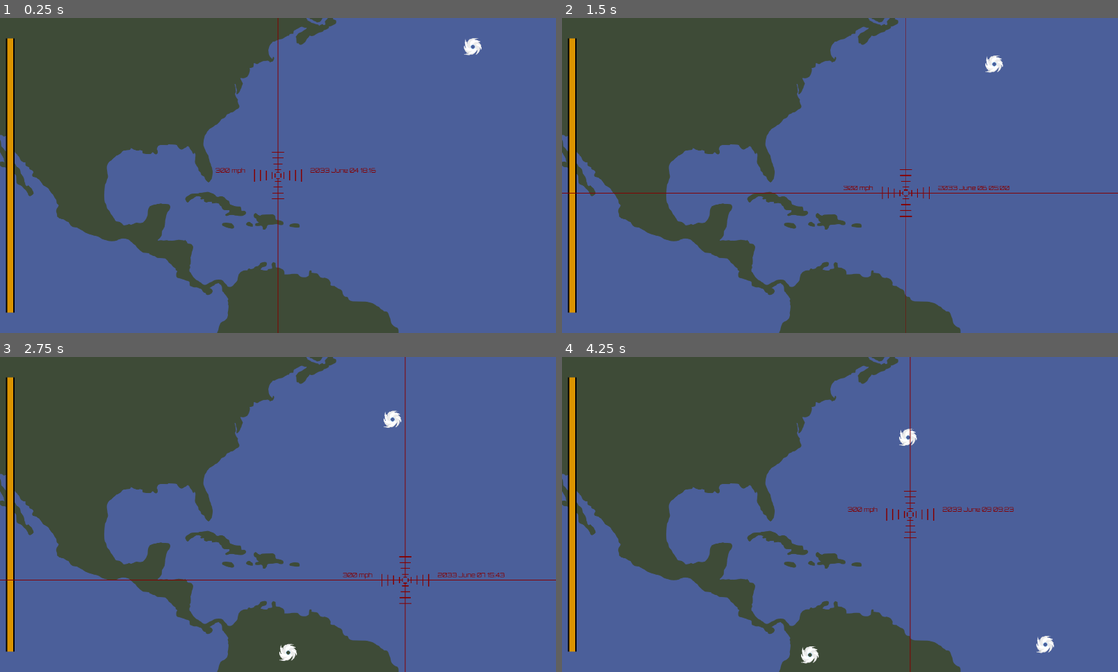
Above: before the commit, frames 1-4 (two rows, left to right).
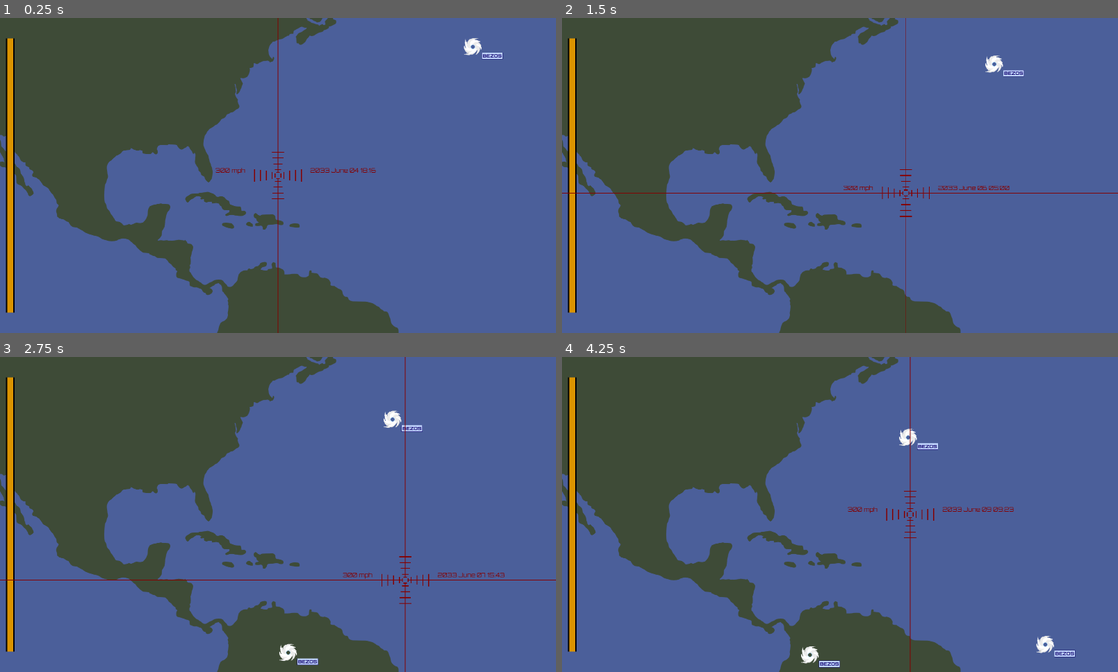
Above: after the commit, the same moments.

Repository: nschrag/BigHurricaneHunter
Game: Godot game, scene res://Map02.tscn
The game is run twice, just before and just after one commit, with the same random seed, the same clock (stepped at 60 frames per second) and the same inputs.
Inputs:
- Up to frame 1 (0.25 s): no input
- Up to frame 2 (1.5 s): hold Right (ui_right) 0.53-1.28 s; hold Down (ui_down) from 1.28 s (still down)
- Up to frame 3 (2.75 s): release Down (ui_down) at 2.03 s; hold Right (ui_right) from 2.03 s (still down)
- Up to frame 4 (4.25 s): release Right (ui_right) at 2.78 s; hold Up (ui_up) 2.78-3.53 s; hold Left (ui_left) from 3.53 s (still down)

The runs differ from the first frame. In frame 1, less than 0.1% of the frame differs, in the area x 86-91%, y 11-14%; in frame 2, less than 0.1%; in frame 3, 0.2%; in frame 4, 0.3%, in the area x 46-93%, y 27-99%.

Commit message:
Added hurricane name label

Diff:
--- a/Hurricane.tscn
+++ b/Hurricane.tscn
@@ -1,10 +1,20 @@
-[gd_scene load_steps=4 format=3 uid="uid://cccenqmfu6ftn"]
+[gd_scene load_steps=7 format=3 uid="uid://cccenqmfu6ftn"]
 
 [ext_resource type="Texture2D" uid="uid://ch1gpe2krj4h" path="res://Hurricane.png" id="1_5drqy"]
 [ext_resource type="Script" uid="uid://bbqhi2og0jj4j" path="res://Hurricane.gd" id="2_xk4fa"]
+[ext_resource type="Theme" uid="uid://mj45j2a4x55k" path="res://UITheme.tres" id="3_xk4fa"]
+[ext_resource type="FontFile" uid="uid://cv86fp4fuuh3w" path="res://Orbitron-Bold.ttf" id="4_r6x41"]
 
 [sub_resource type="CircleShape2D" id="CircleShape2D_8p0xa"]
 radius = 27.0185
+
+[sub_resource type="StyleBoxFlat" id="StyleBoxFlat_r6x41"]
+bg_color = Color(0.761397, 0.841342, 1, 1)
+border_width_left = 1
+border_width_top = 1
+border_width_right = 1
+border_width_bottom = 1
+border_color = Color(0.0588235, 0.0117647, 0.423529, 1)
 
 [node name="StaticBody2D" type="AnimatableBody2D"]
 collision_layer = 2
@@ -17,3 +27,25 @@
 
 [node name="Sprite2D" type="Sprite2D" parent="."]
 texture = ExtResource("1_5drqy")
+
+[node name="Panel" type="Panel" parent="."]
+offset_left = 31.0
+offset_top = 20.0
+offset_right = 103.0
+offset_bottom = 43.0
+theme = ExtResource("3_xk4fa")
+theme_override_styles/panel = SubResource("StyleBoxFlat_r6x41")
+
+[node name="Label" type="Label" parent="Panel"]
+layout_mode = 1
+anchors_preset = 10
+anchor_right = 1.0
+offset_bottom = 21.0
+grow_horizontal = 2
+theme = ExtResource("3_xk4fa")
+theme_override_colors/font_color = Color(0.0501299, 1.44392e-07, 0.417495, 1)
+theme_override_fonts/font = ExtResource("4_r6x41")
+text = "Bezos"
+horizontal_alignment = 1
+vertical_alignment = 1
+uppercase = true
Binary file added: Orbitron-Bold.ttf
Not shown, added: Orbitron-Bold.ttf.import
